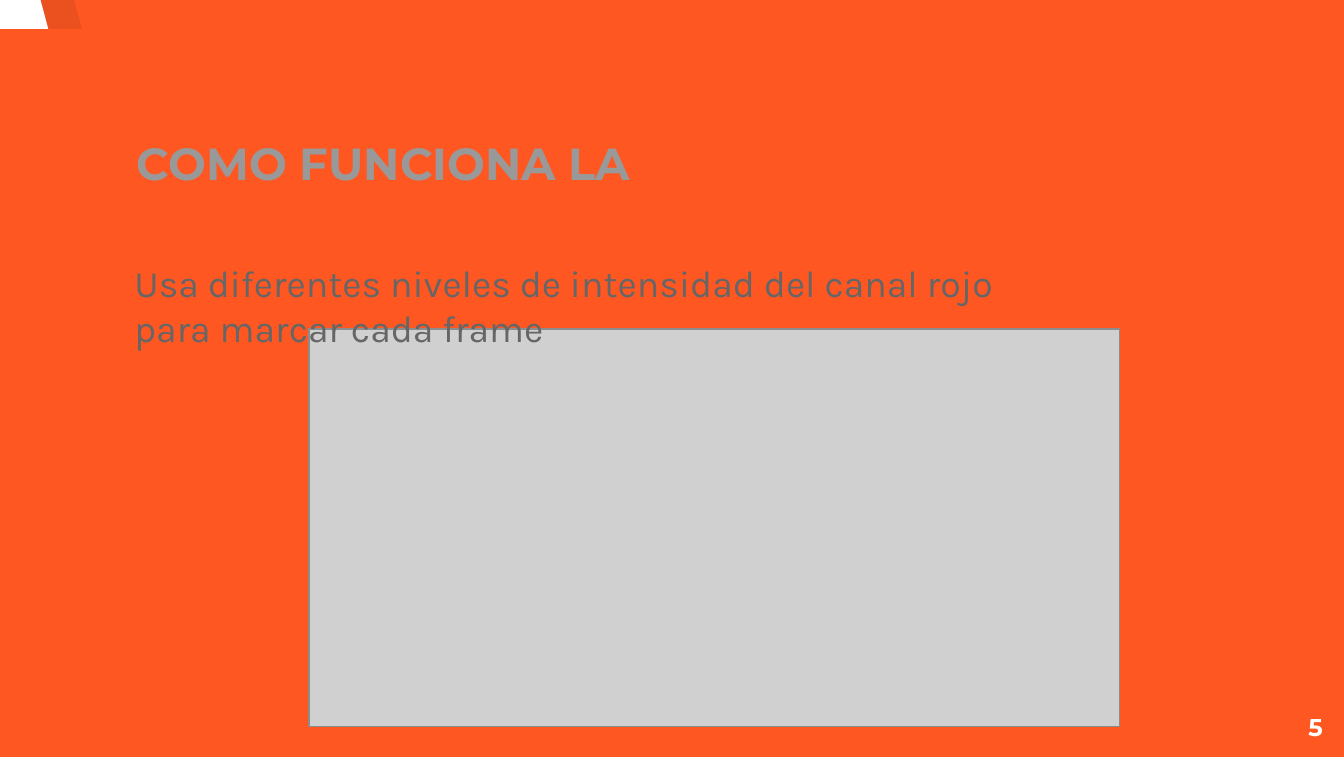
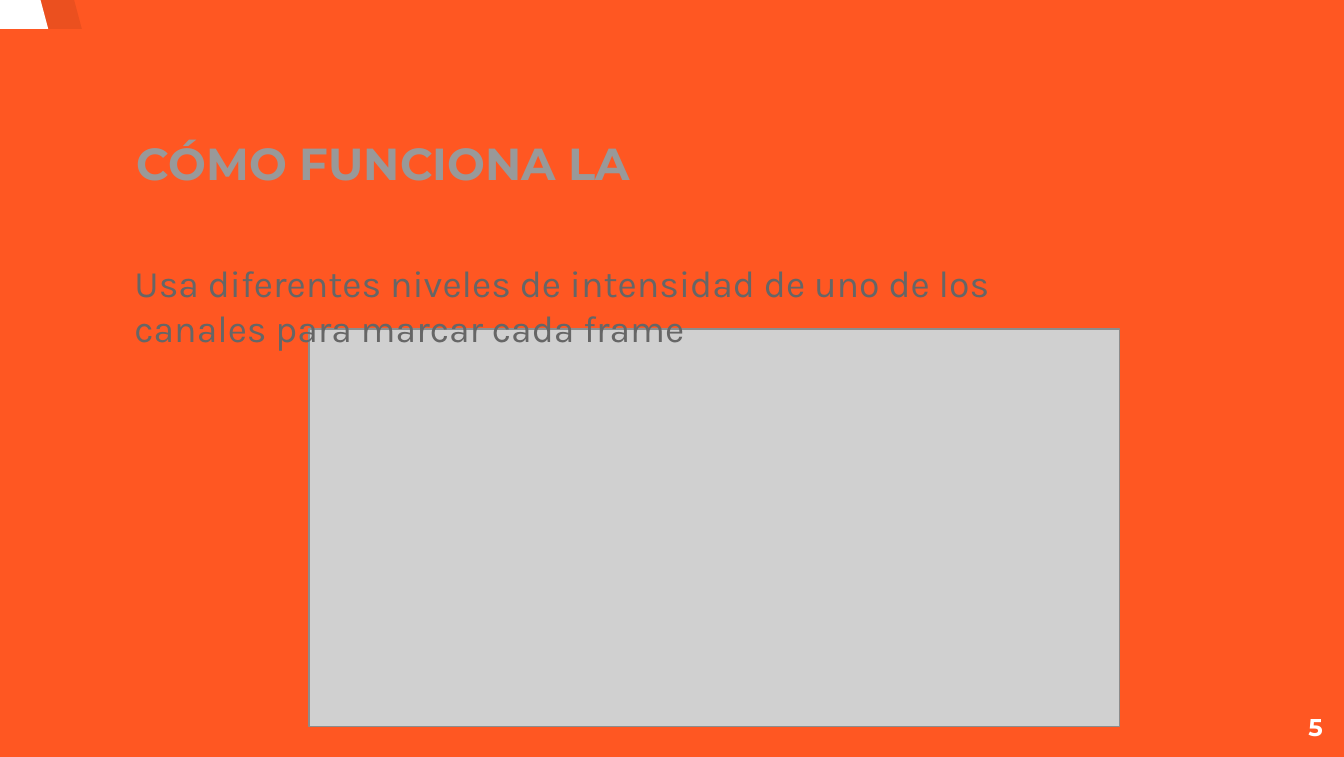
Before and after one commit to creyesp/MEA-analysis, a slide deck: slide 5 of doc/presentacion.odp. Drawn at 1344x757 pixels with LibreOffice and Linux fonts; fonts in the diff are those of the drawing; grey boxes stand for pictures. Boxes give left, top, right and bottom in pixels: in the first picture for what was removed or moved away, otherwise in the second. Text is boxed around its words. In the diff, an @@ line names an element or a change of style, - is before the commit and + after.

Commit message:
Presentation about sync and processing data

```diff
--- a/doc/presentacion.odp
+++ b/doc/presentacion.odp
@@ title at (137,139,631,181): text changed @@
-COMO FUNCIONA LA SYNC
+CÓMO FUNCIONA LA SYNC
@@ text at (134,271,990,352): text changed @@
-Usa diferentes niveles de intensidad del canal rojo para marcar cada frame
+Usa diferentes niveles de intensidad de uno de los canales para marcar cada frame
```
Also in this commit, not shown: 14 other slides changed, 2 slides added, 1 slide removed.
